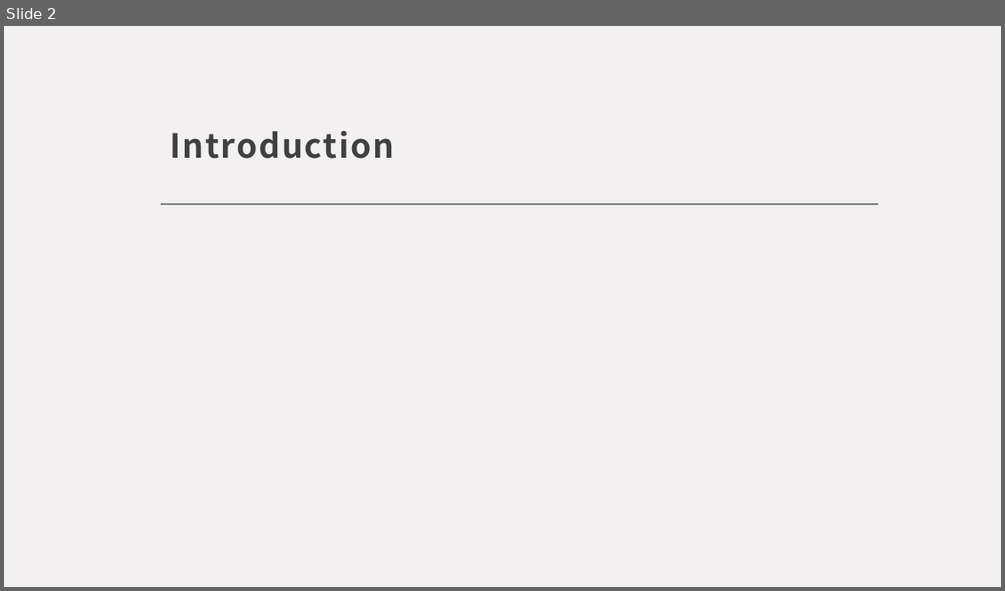
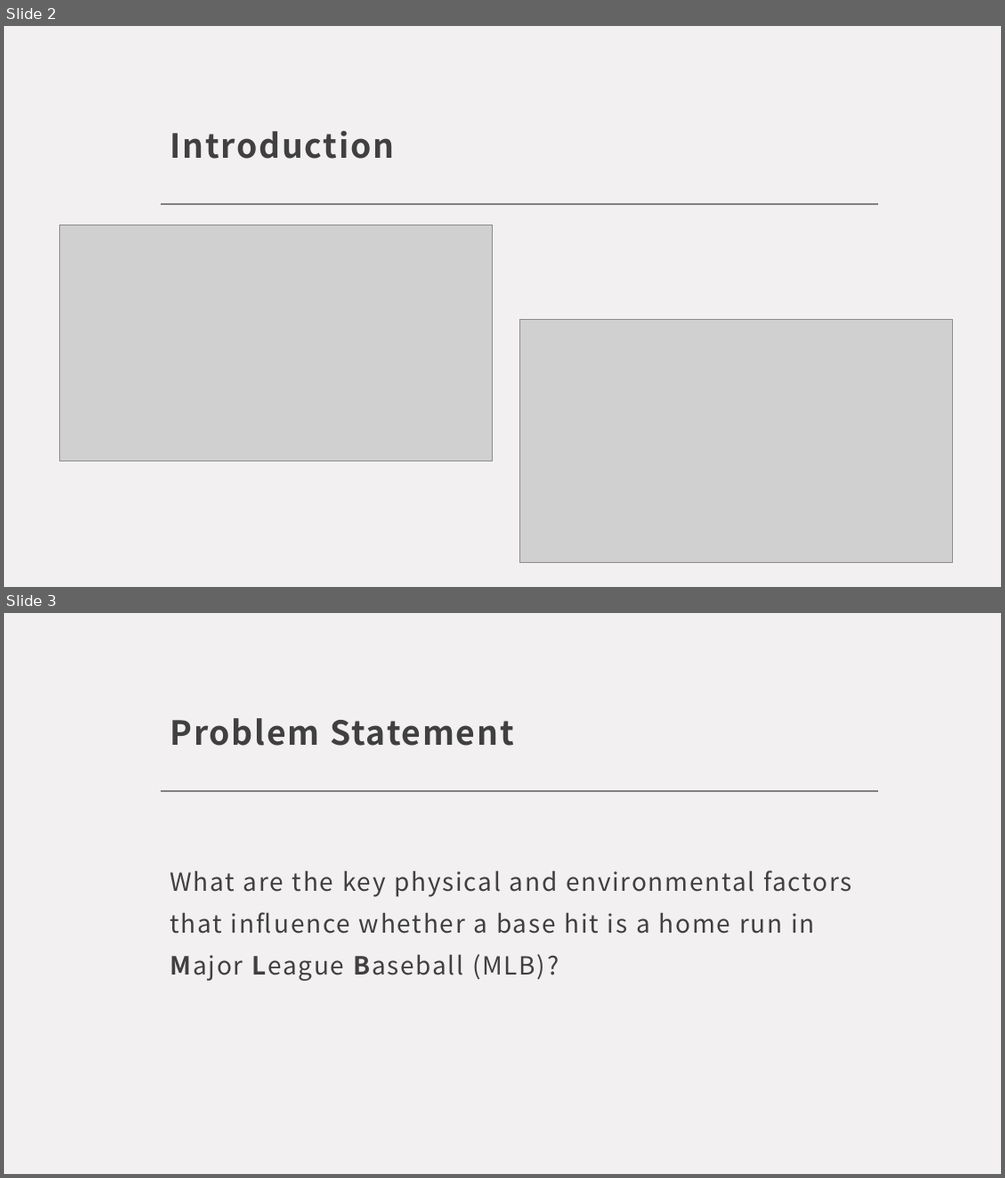
Before and after one commit to jwnorm/hr_variable_importance, a slide deck: project-Norman.pptx. Shown one above the other, each under a label of ours: slide 2 before the commit, slides 2 and 3 after it. The pictures are 1005x591 and 1005x1178 pixels, drawn with LibreOffice and Linux fonts; fonts in the diff are those of the drawing; grey boxes stand for pictures. Boxes give left, top, right and bottom in pixels: in the first picture for what was removed or moved away, otherwise in the second. Text is boxed around its words. In the diff, an @@ line names an element or a change of style, - is before the commit and + after.

```diff
--- a/project-Norman.pptx
+++ b/project-Norman.pptx
@@ slide 3 added at [4, 613, 1001, 1174], background #F3F0F1; not listed: 1 template element that a slide beside it also shows @@
@@ title added at [170, 718, 513, 746], 32 pt, text #404040, bold @@
+Problem Statement
@@ text added at [170, 870, 852, 981], 24 pt, text #404040 @@
+What are the key physical and environmental factors that influence whether a base hit is a home run in Major League Baseball (MLB)?
@@ slide 2 changed as well @@
@@ picture added at [59, 224, 493, 460] @@
@@ picture added at [520, 319, 953, 563] @@
```
Also in this commit, not shown: 3 other slides changed, 6 other slides added, 3 slides removed.
